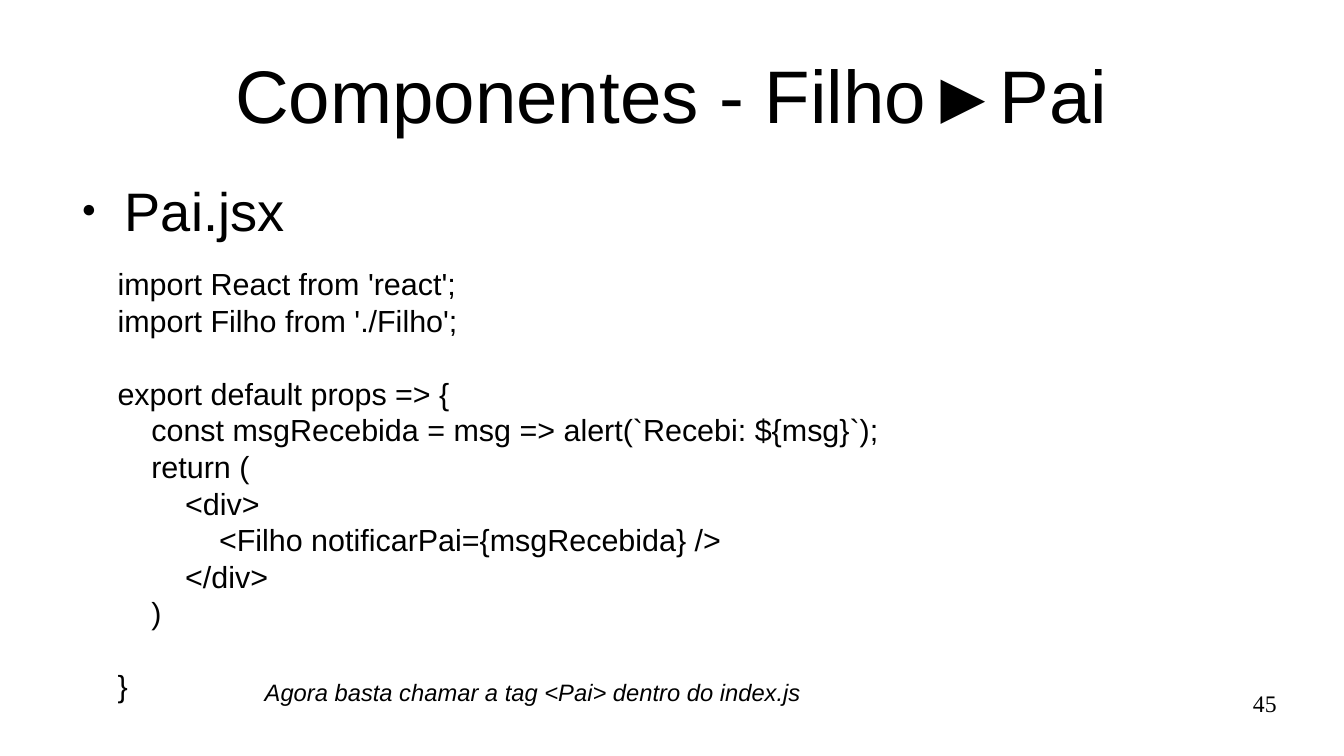
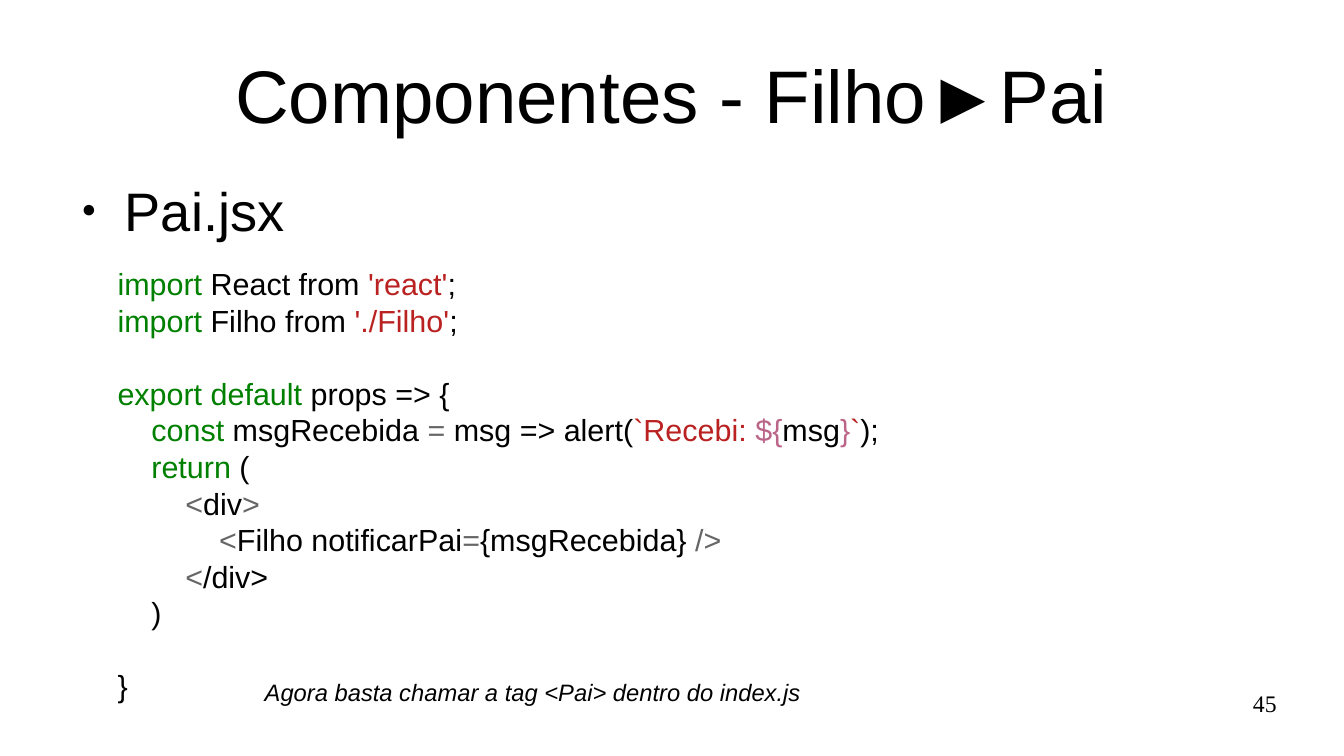
Before and after one commit to Marques-Dev/WEB_2020-1, a slide deck: slide 45 of SLIDES/aula01.odp. Drawn at 1344x756 pixels with LibreOffice and Linux fonts; fonts in the diff are those of the drawing. Boxes give left, top, right and bottom in pixels: in the first picture for what was removed or moved away, otherwise in the second. Text is boxed around its words. In the diff, an @@ line names an element or a change of style, - is before the commit and + after.

```diff
--- a/SLIDES/aula01.odp
+++ b/SLIDES/aula01.odp
@@ text at [118,273,879,589]: text colour #000000 to #008000 in "import", "import", "export default", "const" and 1 more places; text colour #000000 to #BA2121 in "'react';", "'./Filho';", "alert(`Recebi: ${msg}`);"; text colour #000000 to #666666 in "=", "<div>", "<Filho notificarPai={msgRecebida} />", "</div>"; text colour #000000 to #BB6688 in "${msg}`);" @@
```
Also in this commit, not shown: 2 other slides changed, 1 other file.
